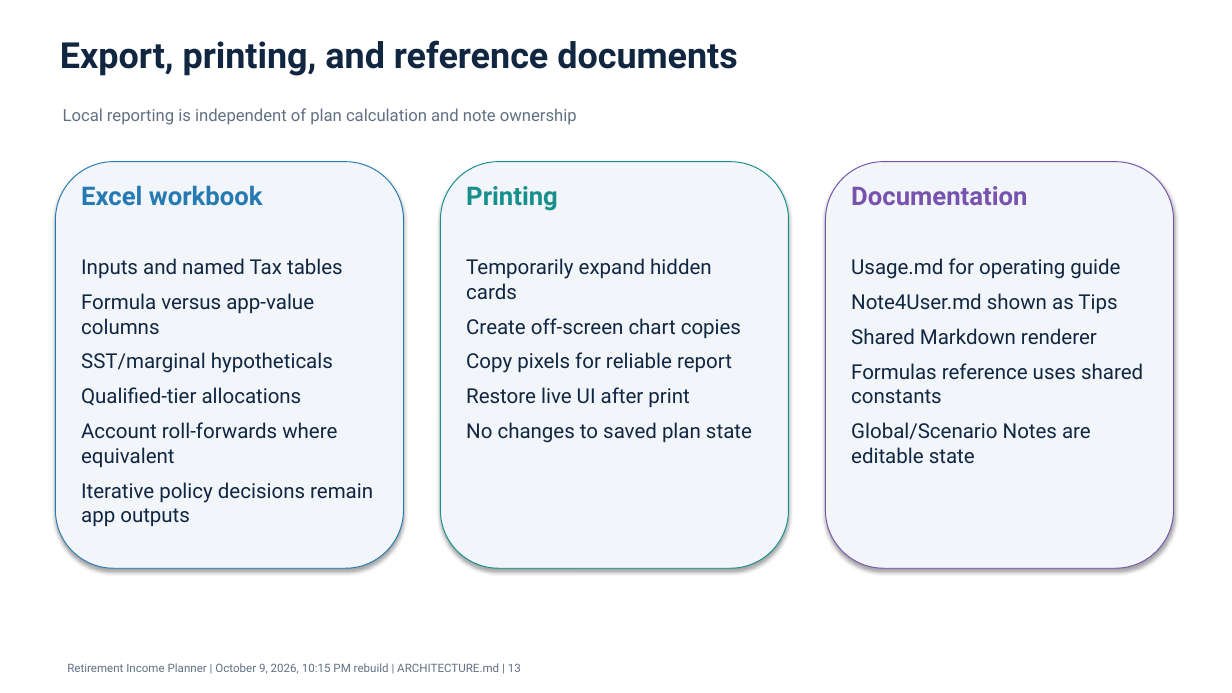
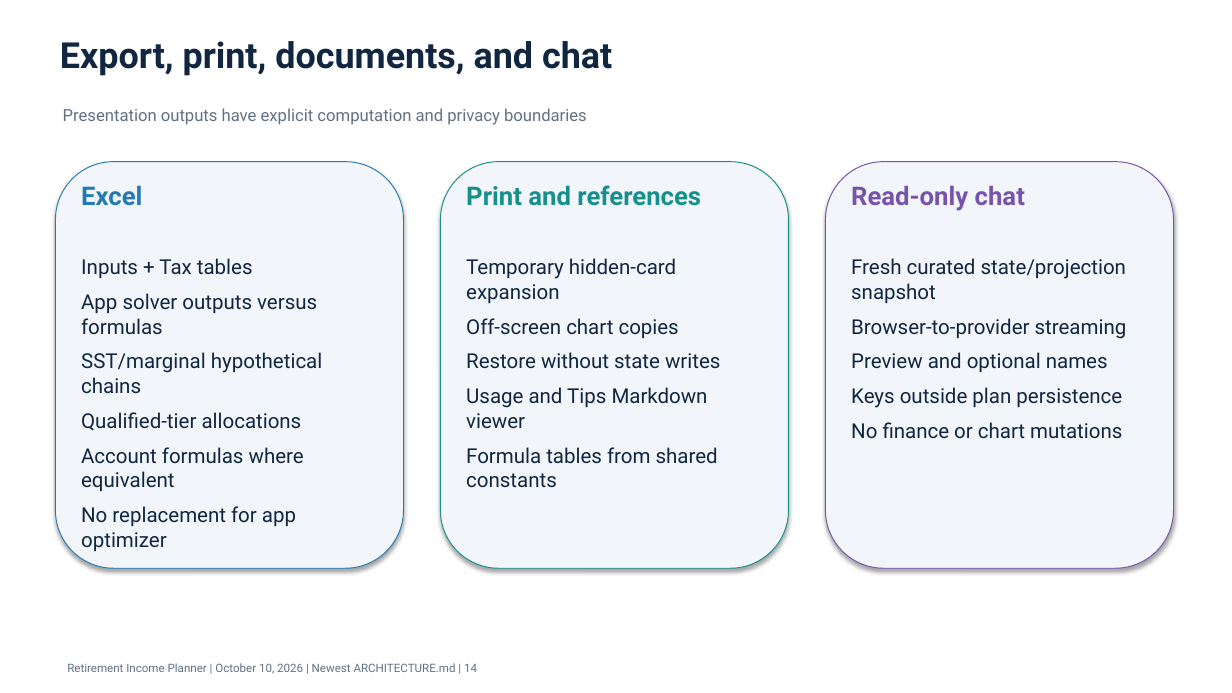
Before and after one commit to howardc64/retirefin, a slide deck: slide 14 of docs/retirement_income_planner_architecture.pptx (slide 13 before the commit). Drawn at 1232x693 pixels with LibreOffice and Linux fonts; fonts in the diff are those of the drawing. Boxes give left, top, right and bottom in pixels: in the first picture for what was removed or moved away, otherwise in the second. Text is boxed around its words. In the diff, an @@ line names an element or a change of style, - is before the commit and + after.

```diff
--- a/docs/retirement_income_planner_architecture.pptx
+++ b/docs/retirement_income_planner_architecture.pptx
@@ text at bbox=[60, 41, 612, 76]: text changed @@
-Export, printing, and reference documents
+Export, print, documents, and chat
@@ text at bbox=[63, 108, 587, 125]: text changed @@
-Local reporting is independent of plan calculation and note ownership
+Presentation outputs have explicit computation and privacy boundaries
@@ text at bbox=[81, 185, 142, 206]: text changed @@
-Excel workbook
+Excel
@@ text at bbox=[466, 185, 701, 206]: text changed @@
-Printing
+Print and references
@@ text at bbox=[851, 185, 1025, 211]: text changed @@
-Documentation
+Read-only chat
@@ text at bbox=[81, 258, 322, 393]: text changed @@
-Inputs and named Tax tables
-Formula versus app-value columns
-SST/marginal hypotheticals
+Inputs + Tax tables
+App solver outputs versus formulas
+SST/marginal hypothetical chains
@@ text at bbox=[466, 258, 720, 488]: text changed @@
-Temporarily expand hidden cards
-Create off-screen chart copies
-Copy pixels for reliable report
-Restore live UI after print
-No changes to saved plan state
+Temporary hidden-card expansion
+Off-screen chart copies
+Restore without state writes
+Usage and Tips Markdown viewer
+Formula tables from shared constants
@@ text at bbox=[851, 258, 1127, 439]: text changed @@
-Usage.md for operating guide
-Note4User.md shown as Tips
-Shared Markdown renderer
-Formulas reference uses shared constants
-Global/Scenario Notes are editable state
+Fresh curated state/projection snapshot
+Browser-to-provider streaming
+Preview and optional names
+Keys outside plan persistence
+No finance or chart mutations
@@ text at bbox=[81, 506, 296, 551]: text changed @@
-Account roll-forwards where equivalent
-Iterative policy decisions remain app outputs
+Account formulas where equivalent
+No replacement for app optimizer
@@ text at bbox=[67, 663, 477, 674]: text changed @@
-Retirement Income Planner | October 9, 2026, 10:15 PM rebuild | ARCHITECTURE.md | 13
+Retirement Income Planner | October 10, 2026 | Newest ARCHITECTURE.md | 14
```
Also in this commit, not shown: 7 other slides changed, 7 slides added, 7 slides removed, 9 other files.
